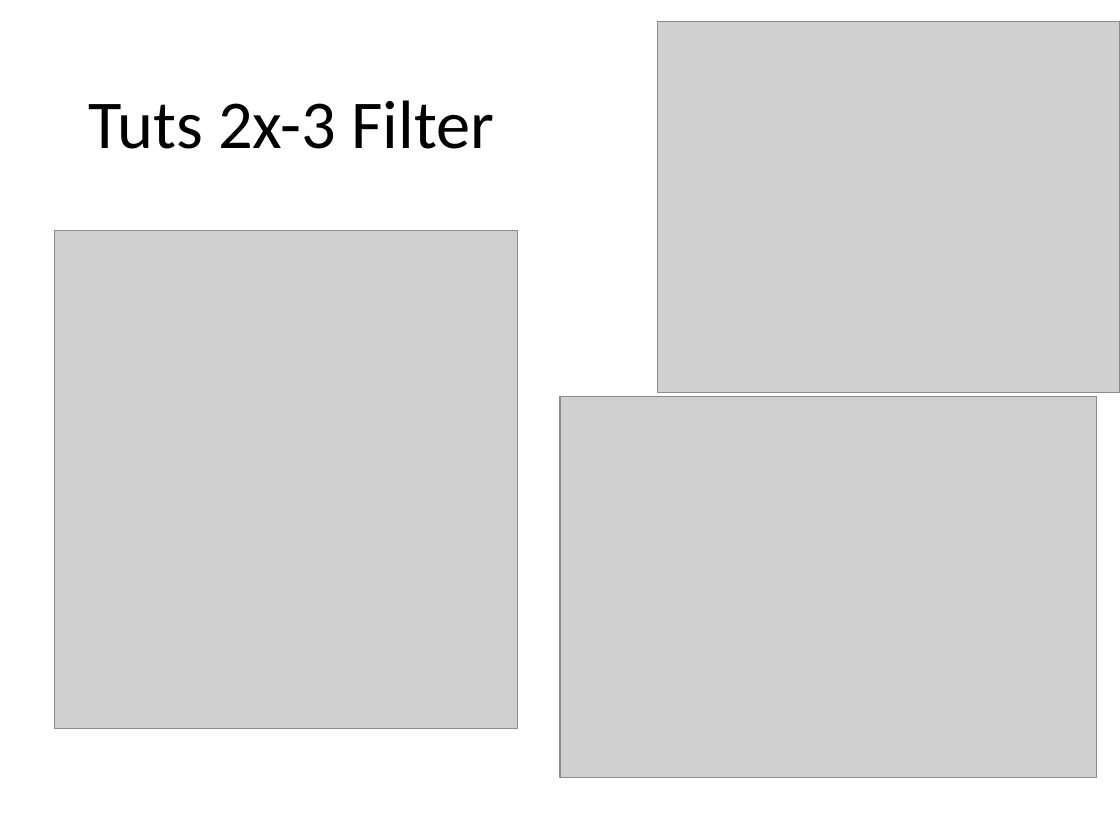
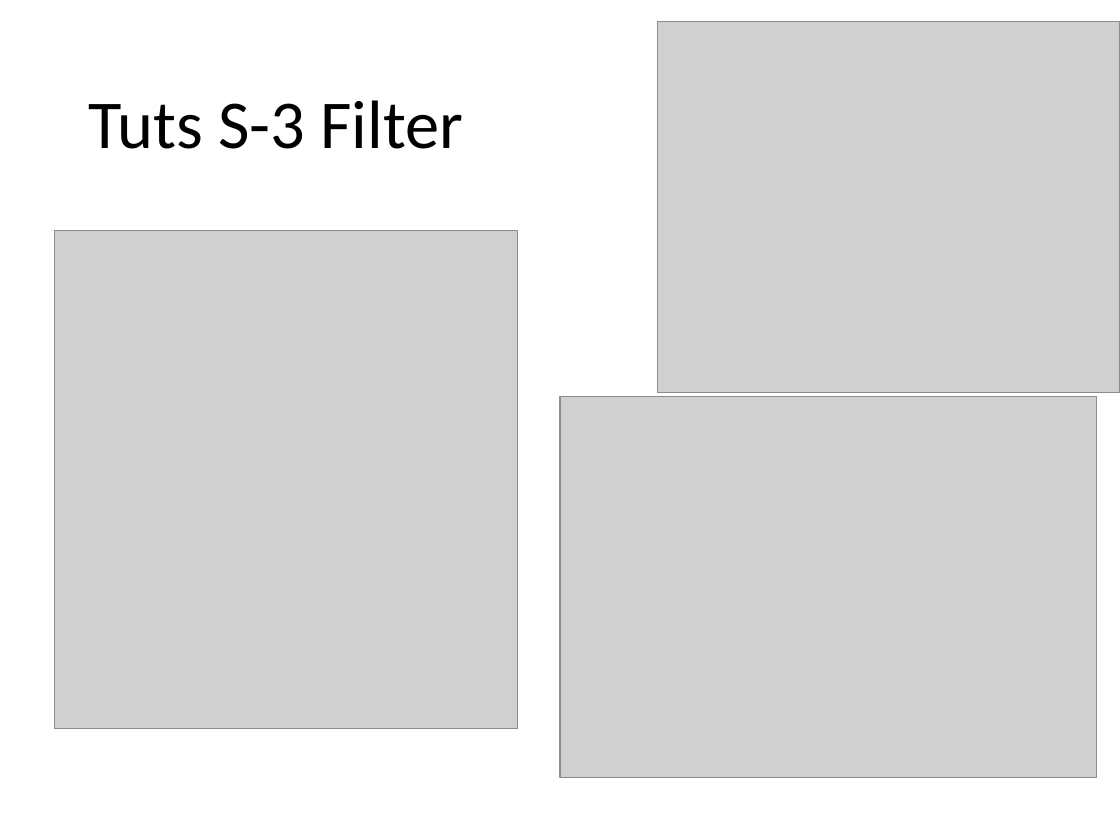
Before and after one commit to caa1211/tutsplus, a slide deck: slide 19 of threejs-tuts-4.pptx. Drawn at 1120x840 pixels with LibreOffice and Linux fonts; fonts in the diff are those of the drawing; grey boxes stand for pictures. Boxes give left, top, right and bottom in pixels: in the first picture for what was removed or moved away, otherwise in the second. Text is boxed around its words. In the diff, an @@ line names an element or a change of style, - is before the commit and + after.

```diff
--- a/threejs-tuts-4.pptx
+++ b/threejs-tuts-4.pptx
@@ title at (88, 100, 464, 149): text changed @@
-Tuts 2x-3 Filter
+Tuts S-3 Filter
```
Also in this commit, not shown: 5 other slides changed, 4 slides added, 37 other files.
